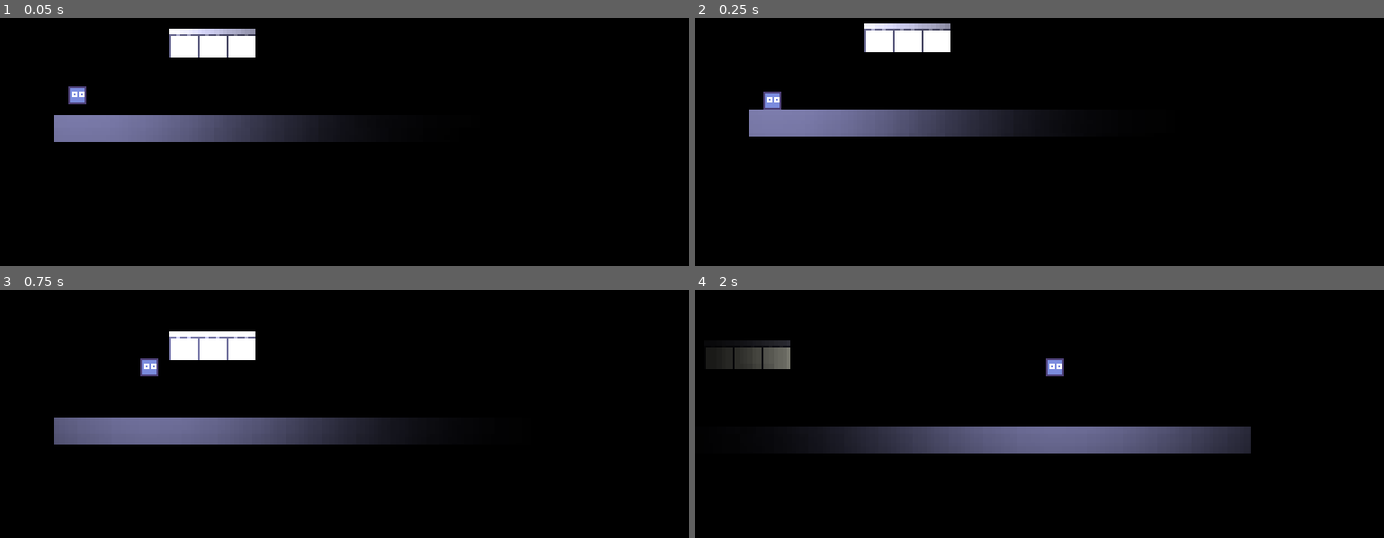
Above: before the commit, frames 1-4 (two rows, left to right).
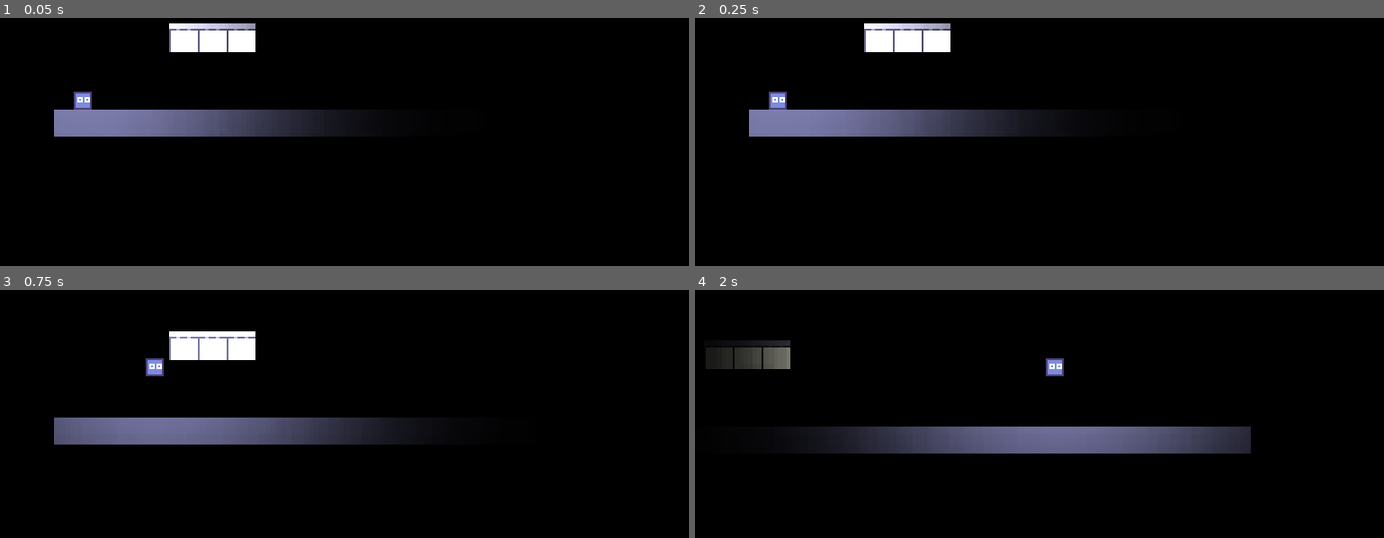
Above: after the commit, the same moments.

Repository: Pitanova/Global-Game-Jam-2022
Game: Godot game, scene res://Scenes/level.tscn
The game is run twice, just before and just after one commit, with the same random seed, the same clock (stepped at 60 frames per second) and the same inputs.
Inputs:
- Up to frame 1 (0.05 s): no input
- Up to frame 2 (0.25 s): no input
- Up to frame 3 (0.75 s): tap Enter at 0.5 s; hold D (right) from 0.53 s (still down); tap Space (jump) at 0.6 s
- Up to frame 4 (2 s): keep holding D (right); tap Space (jump) at 0.77, 1.07, 1.35, 1.52, 1.82 s

The runs differ from the first frame. In frame 1, 2.9% of the frame differs, in the area x 7-51%, y 2-50%; in frame 2, 0.2%; in frame 3, 0.2%; in frame 4, nothing differs.

Commit message:
Player moves in a cool way

Diff:
--- a/Scenes/level.tscn
+++ b/Scenes/level.tscn
@@ -17,7 +17,7 @@
 tile_data = PoolIntArray( 196612, 1, 0, 196613, 1, 0, 196614, 1, 0, 393216, 3, 0, 393217, 3, 0, 393218, 3, 0, 393219, 3 …(271 unchanged characters)…
 
 [node name="Player" parent="." instance=ExtResource( 2 )]
-position = Vector2( 13, 83 )
+position = Vector2( 16, 91 )
 collision_mask = 2
 jump_height = 50.0
 
--- a/Scripts/player.gd
+++ b/Scripts/player.gd
@@ -3,6 +3,8 @@
 export var move_speed = 200.0
 
 var velocity := Vector2.ZERO
+
+var dimension := false
 
 export var jump_height : float
 export var jump_time_to_peak : float
@@ -14,15 +16,26 @@
 onready var fall_gravity : float = ((-2.0 * jump_height) / (jump_time_to_descent * jump_time_to_descent)) * -1.0
 
 func _physics_process(delta):
-	velocity.y += get_gravity() * delta
+	velocity.y += get_jump_gravity() * delta
 	velocity.x = get_input_velocity() * move_speed
 
 	if Input.is_action_just_pressed("jump") and is_on_floor():
 		jump()
 
+	if Input.is_action_just_pressed("down") and dimension == false:
+		position.y = 116
+		rotation_degrees = 180
+		fall_gravity *= -1
+		dimension = true
+	elif Input.is_action_just_pressed("down") and dimension == true:
+		position.y = 91
+		rotation_degrees = 0
+		fall_gravity *= -1
+		dimension = false
+
 	velocity = move_and_slide(velocity, Vector2.UP)
 
-func get_gravity() -> float:
+func get_jump_gravity() -> float:
 	return jump_gravity if velocity.y < 0.0 else fall_gravity
 
 func jump():
